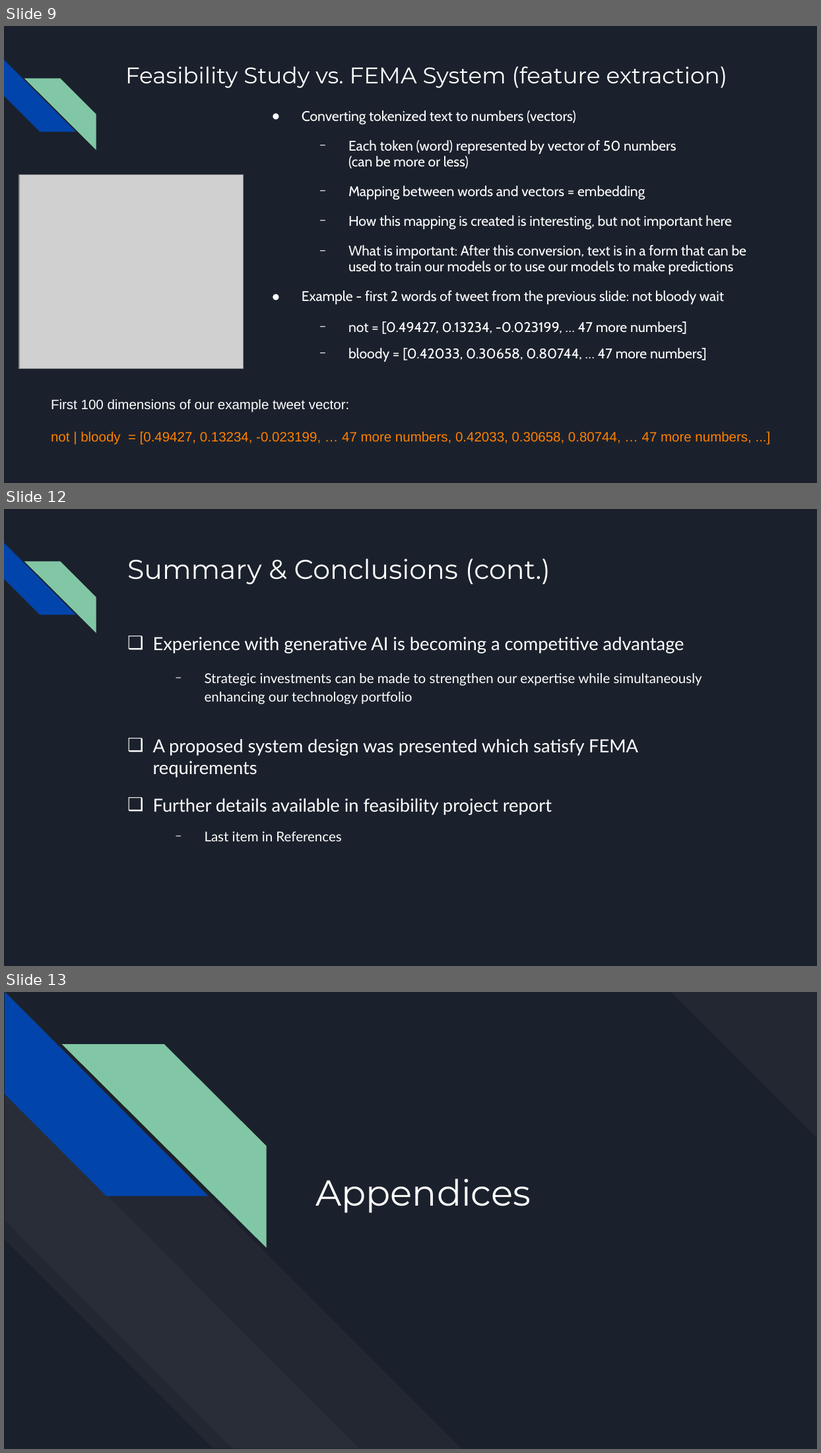
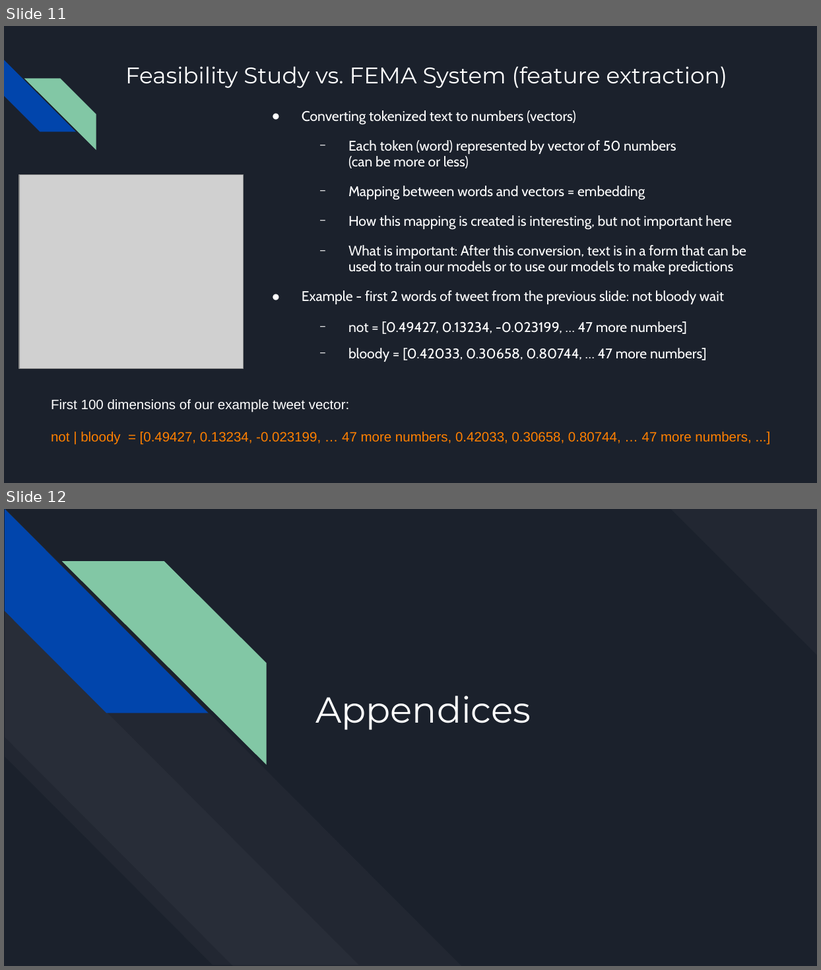
Before and after one commit to MichaelSzczepaniak/WordEmbeddings, a slide deck: word_embeddings_30min.odp. Shown one above the other, each under a label of ours: slides 9, 12 and 13 before the commit, slides 11 and 12 after it; the slides between them are not shown. The pictures are 821x1453 and 821x970 pixels, drawn with LibreOffice and Linux fonts; fonts in the diff are those of the drawing; grey boxes stand for pictures. Boxes give left, top, right and bottom in pixels: in the first picture for what was removed or moved away, otherwise in the second. Text is boxed around its words. In the diff, an @@ line names an element or a change of style, - is before the commit and + after.

Commit message:
cont refining outline of 30 min pres and init materials

```diff
--- a/word_embeddings_30min.odp
+++ b/word_embeddings_30min.odp
@@ slide 12 removed at [4,509,817,966], background #1B212C; not listed: 2 template elements that a slide beside it also shows @@
@@ title removed at [127,559,550,584] @@
-Summary & Conclusions (cont.)
@@ text removed at [153,637,702,842] @@
-❑ Experience with generative AI is becoming a competitive advantage
-  − Strategic investments can be made to strengthen our expertise while simultaneously enhancing our technology portfolio
-❑ A proposed system design was presented which satisfy FEMA requirements
-❑ Further details available in feasibility project report
-  − Last item in References
@@ what was slide 9 is now slide 11 @@
@@ what was slide 13 is now slide 12 @@
```
Also in this commit, not shown: 5 slides changed, 5 slides added, 5 other slides removed.
